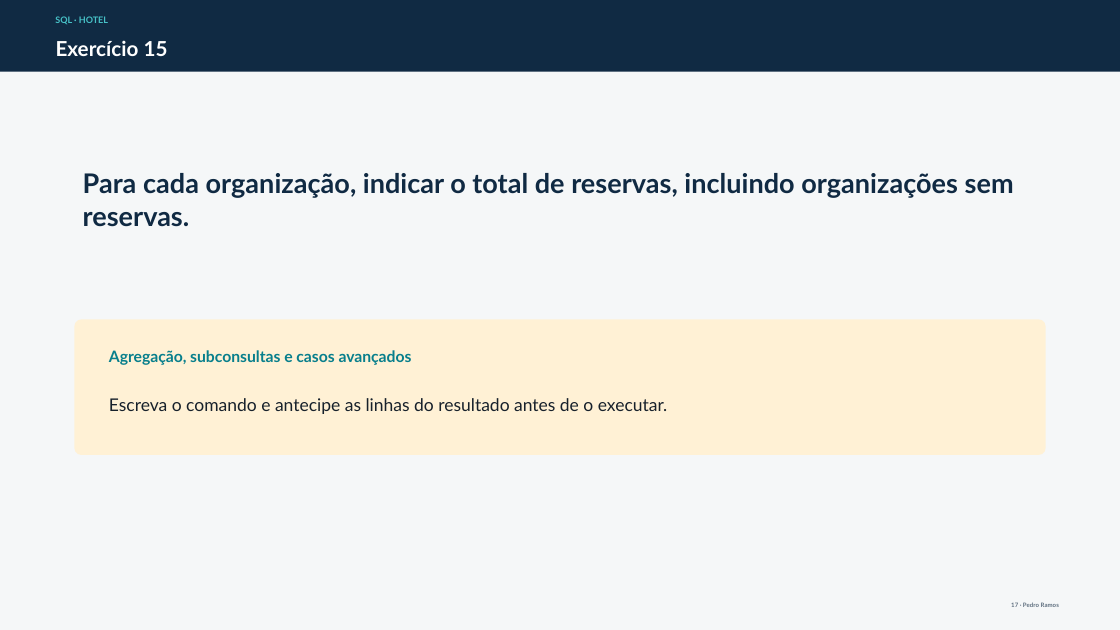
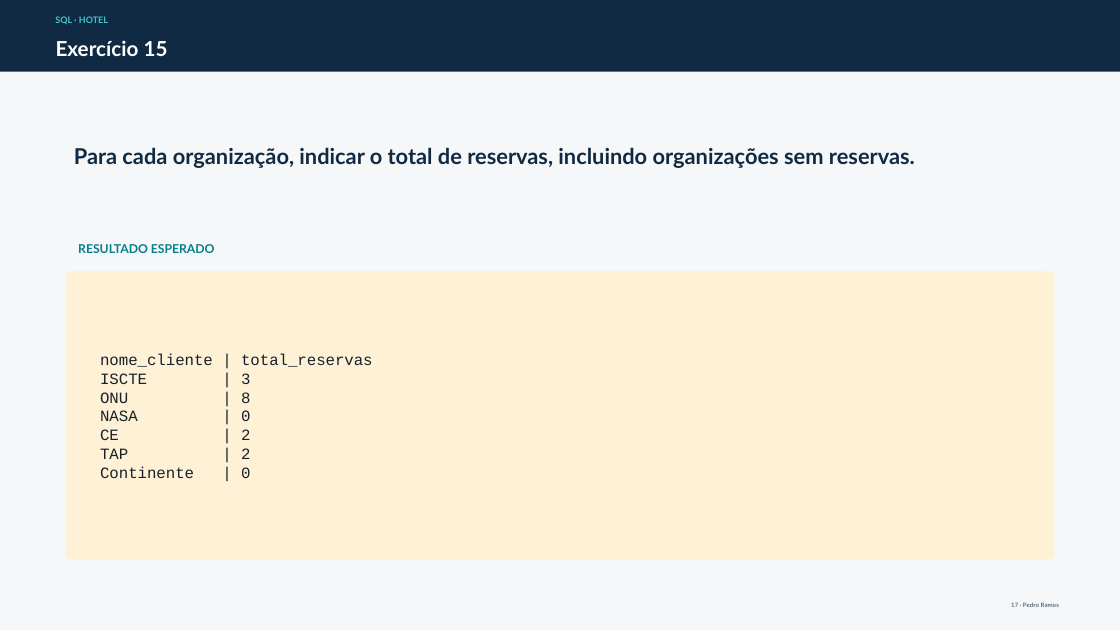
Before and after one commit to pnramos-iscte/docker, a slide deck: slide 17 of docs/exercicios-select-hotel/Exercicios_SELECT_Hotel_slides.pptx. Drawn at 1120x630 pixels with LibreOffice and Linux fonts; fonts in the diff are those of the drawing. Boxes give left, top, right and bottom in pixels: in the first picture for what was removed or moved away, otherwise in the second. Text is boxed around its words. In the diff, an @@ line names an element or a change of style, - is before the commit and + after.

```diff
--- a/docs/exercicios-select-hotel/Exercicios_SELECT_Hotel_slides.pptx
+++ b/docs/exercicios-select-hotel/Exercicios_SELECT_Hotel_slides.pptx
@@ text "Para cada organização, indicar o ...": place and size @@
-text "Para cada organização, indicar o ..." at bbox=[83, 173, 1014, 227]
+text "Para cada organização, indicar o ..." at bbox=[74, 147, 915, 168]
@@ text "Para cada organização, indicar o ..." at bbox=[74, 147, 915, 168]: size 23.2 to 18.8 pt @@
@@ text added at bbox=[78, 244, 215, 253], 10.5 pt, text #087F8C, bold @@
+RESULTADO ESPERADO
@@ rounded rectangle: place and size @@
-rounded rectangle at bbox=[75, 319, 1046, 455]
+rounded rectangle at bbox=[66, 271, 1054, 560]
@@ rounded rectangle at bbox=[66, 271, 1054, 560]: proportions changed @@
@@ text at bbox=[100, 353, 373, 478]: text changed; size 15 to 13.5 pt; font Lato to Courier New @@
-Escreva o comando e antecipe as linhas do resultado antes de o executar.
+nome_cliente | total_reservas
+ISCTE | 3
+ONU | 8
+NASA | 0
+CE | 2
+TAP | 2
+Continente | 0
@@ text removed at bbox=[109, 350, 412, 365] @@
-Agregação, subconsultas e casos avançados
```
Also in this commit, not shown: 19 other slides changed, 2 other files.
